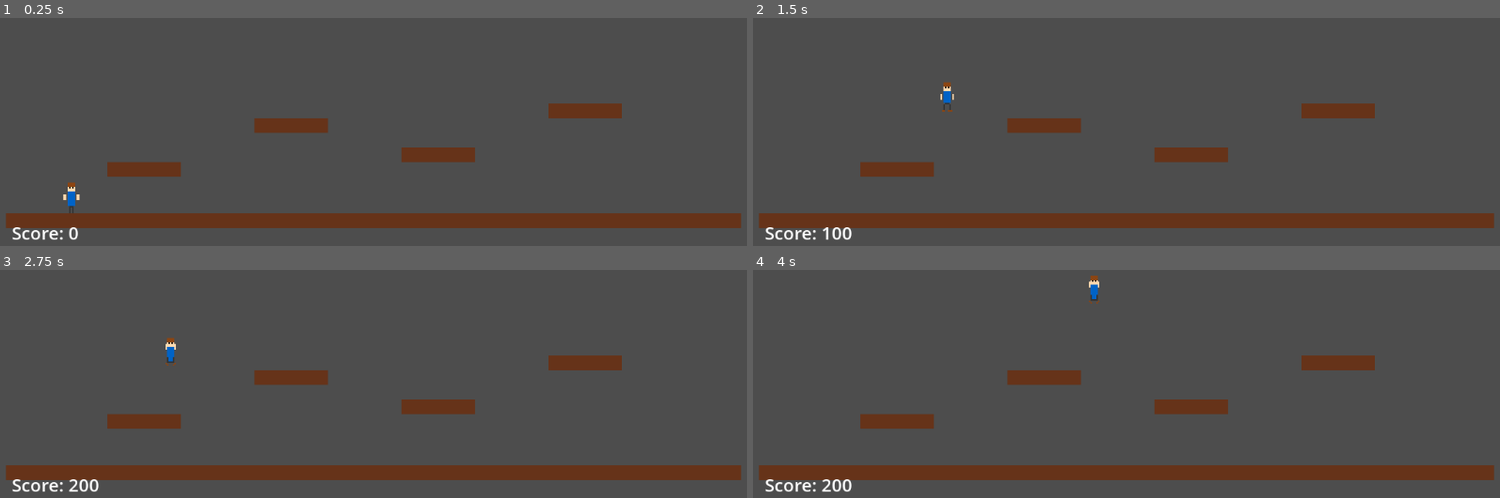
Above: before the commit, frames 1-4 (two rows, left to right).
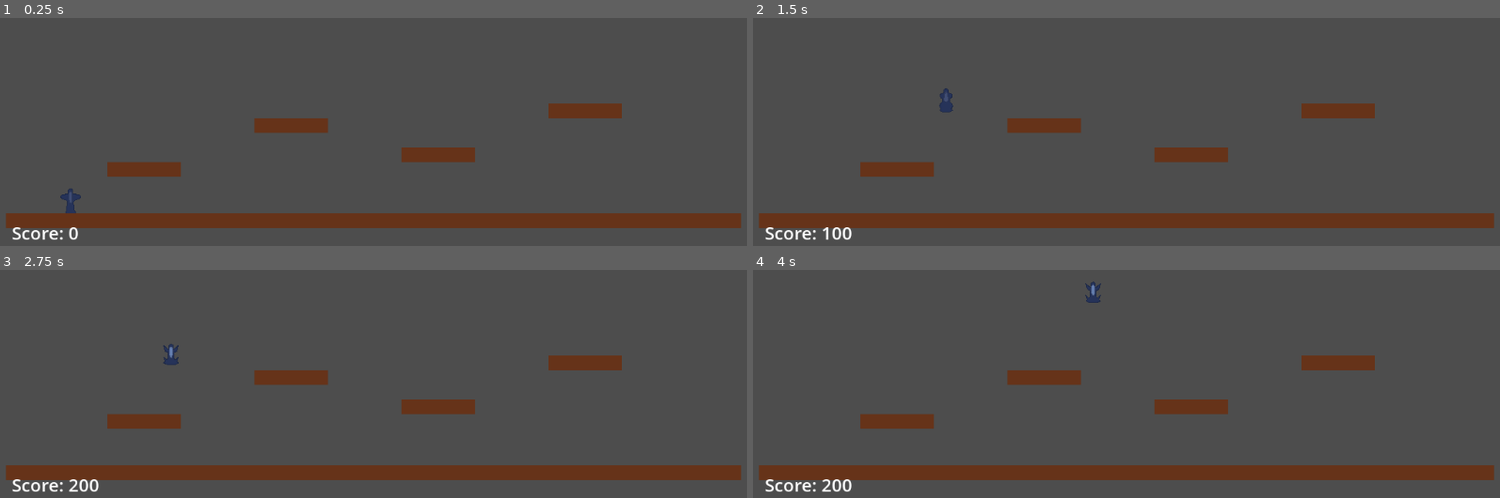
Above: after the commit, the same moments.

Repository: ismetfaik/Simple2DPlatformer
Game: Godot game, scene res://Main.tscn
The game is run twice, just before and just after one commit, with the same random seed, the same clock (stepped at 60 frames per second) and the same inputs.
Inputs:
- Up to frame 1 (0.25 s): no input
- Up to frame 2 (1.5 s): tap Enter at 0.5 s; hold D (move_right) from 0.53 s (still down); tap Space (jump) at 0.6, 0.77, 1.07, 1.25, 1.35 s
- Up to frame 3 (2.75 s): tap Space (jump) at 1.52, 1.82, 2.1 s; release D (move_right) at 2.03 s; hold A (move_left) from 2.03 s (still down)
- Up to frame 4 (4 s): release A (move_left) at 2.78 s; hold D (move_right) from 2.78 s (still down); tap Space (jump) at 2.85, 3.02, 3.32, 3.6, 3.77 s; tap Enter at 3.5 s

The runs differ from the first frame. In frame 1, 0.2% of the frame differs, in the area x 8-11%, y 72-86%; in frame 2, 0.2%, in the area x 24-27%, y 28-42%; in frame 3, 0.2%; in frame 4, 0.2%.

Commit message:
Implement modern silhouette character with vector graphics
- Replace pixel art with sleek vector-based silhouette character
- Add gradient color scheme with dark blue-gray tones and accent highlights
- Implement smooth polygon rendering with subtle outlines for definition
- Create dramatic poses with extended limbs and dynamic movement expressions
- Enhanced walking animations with natural sway and lean mechanics
- Airborne sequences emphasize shape language and fluid motion
- Maintain responsive physics while providing sophisticated minimalist aesthetic

🤖 Generated with [Claude Code](https://claude.ai/code)

Co-Authored-By: Claude <noreply@anthropic.com>

Diff:
--- a/scenes/Player.tscn
+++ b/scenes/Player.tscn
@@ -1,7 +1,7 @@
 [gd_scene load_steps=4 format=3 uid="uid://cggydgqeq7d4t"]
 
 [ext_resource type="Script" uid="uid://c3h8dii2my10o" path="res://scripts/Player.gd" id="1_4x8bk"]
-[ext_resource type="Script" path="res://scripts/PixelCharacterSprite.gd" id="2_pixel"]
+[ext_resource type="Script" path="res://scripts/SilhouetteSprite.gd" id="2_silhouette"]
 
 [sub_resource type="RectangleShape2D" id="RectangleShape2D_1q2kv"]
 size = Vector2(20, 40)
@@ -14,5 +14,5 @@
 [node name="CollisionShape2D" type="CollisionShape2D" parent="."]
 shape = SubResource("RectangleShape2D_1q2kv")
 
-[node name="PixelCharacterSprite" type="Node2D" parent="."]
-script = ExtResource("2_pixel")
+[node name="SilhouetteSprite" type="Node2D" parent="."]
+script = ExtResource("2_silhouette")
--- a/scripts/Player.gd
+++ b/scripts/Player.gd
@@ -14,13 +14,13 @@
 var was_on_ground = false
 
 # Animation variables
-var pixel_character_sprite
+var silhouette_sprite
 var jump_start_timer = 0.0
 var jump_land_timer = 0.0
 var was_jumping = false
 
 func _ready():
-	pixel_character_sprite = $PixelCharacterSprite
+	silhouette_sprite = $SilhouetteSprite
 
 func _physics_process(delta):
 	handle_gravity(delta)
@@ -69,13 +69,13 @@
 		platform_reached.emit(platform_name)
 
 func update_animation(delta):
-	var PixelCharacterSprite = preload("res://scripts/PixelCharacterSprite.gd")
+	var SilhouetteSprite = preload("res://scripts/SilhouetteSprite.gd")
 
 	# Handle jump start timing
 	if jump_start_timer > 0:
 		jump_start_timer -= delta
 		if jump_start_timer <= 0:
-			pixel_character_sprite.set_animation_state(PixelCharacterSprite.AnimationState.JUMP_AIR)
+			silhouette_sprite.set_animation_state(SilhouetteSprite.AnimationState.JUMP_AIR)
 
 	# Handle jump land timing
 	if jump_land_timer > 0:
@@ -84,9 +84,9 @@
 			# Return to appropriate animation based on movement
 			var direction = Input.get_axis("move_left", "move_right")
 			if abs(direction) > 0.1:
-				pixel_character_sprite.set_animation_state(PixelCharacterSprite.AnimationState.WALK)
+				silhouette_sprite.set_animation_state(SilhouetteSprite.AnimationState.WALK)
 			else:
-				pixel_character_sprite.set_animation_state(PixelCharacterSprite.AnimationState.IDLE)
+				silhouette_sprite.set_animation_state(SilhouetteSprite.AnimationState.IDLE)
 
 	# Skip animation updates if in timed states
 	if jump_start_timer > 0 or jump_land_timer > 0:
@@ -100,22 +100,22 @@
 
 	if just_landed:
 		# Start landing animation
-		pixel_character_sprite.set_animation_state(PixelCharacterSprite.AnimationState.JUMP_LAND)
+		silhouette_sprite.set_animation_state(SilhouetteSprite.AnimationState.JUMP_LAND)
 		jump_land_timer = 0.2  # Show landing for 0.2 seconds
 		was_jumping = false
 	elif is_jumping or is_falling:
 		if not was_jumping:
 			# Start jump with brief jump_start animation
-			pixel_character_sprite.set_animation_state(PixelCharacterSprite.AnimationState.JUMP_START)
+			silhouette_sprite.set_animation_state(SilhouetteSprite.AnimationState.JUMP_START)
 			jump_start_timer = 0.1  # Show jump start for 0.1 seconds
 			was_jumping = true
 	elif is_on_floor():
 		was_jumping = false
 		if abs(direction) > 0.1:
-			pixel_character_sprite.set_animation_state(PixelCharacterSprite.AnimationState.WALK)
+			silhouette_sprite.set_animation_state(SilhouetteSprite.AnimationState.WALK)
 		else:
-			pixel_character_sprite.set_animation_state(PixelCharacterSprite.AnimationState.IDLE)
+			silhouette_sprite.set_animation_state(SilhouetteSprite.AnimationState.IDLE)
 
 	# Handle sprite flipping for direction
 	if abs(direction) > 0.1:
-		pixel_character_sprite.scale.x = 1 if direction > 0 else -1
+		silhouette_sprite.scale.x = 1 if direction > 0 else -1
--- /dev/null
+++ b/scripts/SilhouetteSprite.gd
@@ -0,0 +1,269 @@
+extends Node2D
+
+enum AnimationState { IDLE, WALK, JUMP_START, JUMP_AIR, JUMP_LAND }
+
+var current_state = AnimationState.IDLE
+var walk_frame = 0
+var animation_timer = 0.0
+var walk_speed = 0.15  # seconds per frame
+
+# Gradient colors for modern look
+var primary_color = Color(0.15, 0.2, 0.35, 1.0)    # Dark blue-gray
+var secondary_color = Color(0.25, 0.3, 0.45, 1.0)  # Slightly lighter
+var accent_color = Color(0.4, 0.5, 0.7, 1.0)       # Accent highlights
+
+func _ready():
+	pass
+
+func _draw():
+	# Draw based on current animation state
+	match current_state:
+		AnimationState.IDLE:
+			draw_idle()
+		AnimationState.WALK:
+			draw_walk()
+		AnimationState.JUMP_START:
+			draw_jump_start()
+		AnimationState.JUMP_AIR:
+			draw_jump_air()
+		AnimationState.JUMP_LAND:
+			draw_jump_land()
+
+func draw_smooth_polygon(points: PackedVector2Array, color: Color):
+	# Draw main shape
+	draw_colored_polygon(points, color)
+	# Add subtle outline for definition
+	for i in range(points.size()):
+		var start = points[i]
+		var end = points[(i + 1) % points.size()]
+		draw_line(start, end, color.darkened(0.2), 1.0)
+
+func draw_idle():
+	# Main body silhouette - standing upright
+	var body_points = PackedVector2Array([
+		Vector2(0, -16),    # Head top
+		Vector2(4, -14),    # Head right
+		Vector2(4, -8),     # Neck right
+		Vector2(6, -6),     # Shoulder right
+		Vector2(6, 2),      # Torso right
+		Vector2(4, 4),      # Waist right
+		Vector2(4, 14),     # Hip right
+		Vector2(6, 16),     # Leg outer right
+		Vector2(6, 22),     # Foot right
+		Vector2(2, 24),     # Foot bottom right
+		Vector2(-2, 24),    # Foot bottom left
+		Vector2(-6, 22),    # Foot left
+		Vector2(-6, 16),    # Leg outer left
+		Vector2(-4, 14),    # Hip left
+		Vector2(-4, 4),     # Waist left
+		Vector2(-6, 2),     # Torso left
+		Vector2(-6, -6),    # Shoulder left
+		Vector2(-4, -8),    # Neck left
+		Vector2(-4, -14),   # Head left
+	])
+
+	draw_smooth_polygon(body_points, primary_color)
+
+	# Add gradient effect for depth
+	var gradient_points = PackedVector2Array([
+		Vector2(-2, -12),   # Inner head
+		Vector2(2, -12),
+		Vector2(3, -6),     # Inner shoulder
+		Vector2(3, 8),      # Inner torso
+		Vector2(1, 10),
+		Vector2(-1, 10),
+		Vector2(-3, 8),
+		Vector2(-3, -6),
+	])
+	draw_smooth_polygon(gradient_points, secondary_color)
+
+func draw_walk():
+	var sway = sin(walk_frame * PI / 2) * 2
+	var lean = cos(walk_frame * PI / 2) * 1
+
+	# Walking body with slight lean and sway
+	var body_points = PackedVector2Array([
+		Vector2(lean, -16),           # Head top
+		Vector2(4 + lean, -14),       # Head right
+		Vector2(4 + lean, -8),        # Neck right
+		Vector2(6 + lean, -6),        # Shoulder right
+		Vector2(6 + lean/2, 2),       # Torso right
+		Vector2(4 + lean/2, 4),       # Waist right
+		Vector2(4 + sway, 14),        # Hip right
+		Vector2(8 + sway, 16),        # Leg outer right (extended)
+		Vector2(8 + sway, 22),        # Foot right
+		Vector2(4 + sway, 24),        # Foot bottom right
+		Vector2(-4 - sway, 24),       # Foot bottom left
+		Vector2(-6 - sway, 22),       # Foot left
+		Vector2(-6 - sway, 16),       # Leg outer left
+		Vector2(-4 - sway, 14),       # Hip left
+		Vector2(-4 - lean/2, 4),      # Waist left
+		Vector2(-6 - lean/2, 2),      # Torso left
+		Vector2(-6 - lean, -6),       # Shoulder left
+		Vector2(-4 - lean, -8),       # Neck left
+		Vector2(-4 - lean, -14),      # Head left
+	])
+
+	draw_smooth_polygon(body_points, primary_color)
+
+	# Dynamic inner gradient based on movement
+	var inner_points = PackedVector2Array([
+		Vector2(-1 + lean/2, -12),
+		Vector2(1 + lean/2, -12),
+		Vector2(2 + lean/2, -6),
+		Vector2(2, 6),
+		Vector2(0, 8),
+		Vector2(-2, 6),
+		Vector2(-2 - lean/2, -6),
+	])
+	draw_smooth_polygon(inner_points, secondary_color)
+
+func draw_jump_start():
+	# Crouched, compressed silhouette
+	var body_points = PackedVector2Array([
+		Vector2(0, -12),     # Head top (lower)
+		Vector2(3, -10),     # Head right
+		Vector2(3, -6),      # Neck right
+		Vector2(8, -4),      # Arm extended back right
+		Vector2(8, 0),       # Arm end right
+		Vector2(5, 2),       # Shoulder back right
+		Vector2(5, 6),       # Torso right
+		Vector2(7, 8),       # Hip right
+		Vector2(9, 12),      # Knee right (bent)
+		Vector2(7, 16),      # Shin right
+		Vector2(9, 18),      # Foot right
+		Vector2(5, 20),      # Foot bottom right
+		Vector2(-5, 20),     # Foot bottom left
+		Vector2(-9, 18),     # Foot left
+		Vector2(-7, 16),     # Shin left
+		Vector2(-9, 12),     # Knee left (bent)
+		Vector2(-7, 8),      # Hip left
+		Vector2(-5, 6),      # Torso left
+		Vector2(-5, 2),      # Shoulder back left
+		Vector2(-8, 0),      # Arm end left
+		Vector2(-8, -4),     # Arm extended back left
+		Vector2(-3, -6),     # Neck left
+		Vector2(-3, -10),    # Head left
+	])
+
+	draw_smooth_polygon(body_points, primary_color)
+
+	# Inner gradient for compressed pose
+	var inner_points = PackedVector2Array([
+		Vector2(0, -8),
+		Vector2(2, -4),
+		Vector2(3, 4),
+		Vector2(1, 6),
+		Vector2(-1, 6),
+		Vector2(-3, 4),
+		Vector2(-2, -4),
+	])
+	draw_smooth_polygon(inner_points, secondary_color)
+
+func draw_jump_air():
+	# Extended, airborne silhouette with dramatic pose
+	var body_points = PackedVector2Array([
+		Vector2(0, -16),     # Head top
+		Vector2(3, -14),     # Head right
+		Vector2(3, -8),      # Neck right
+		Vector2(8, -12),     # Arm up right
+		Vector2(10, -14),    # Hand right
+		Vector2(8, -6),      # Shoulder right
+		Vector2(4, -4),      # Chest right
+		Vector2(4, 4),       # Waist right
+		Vector2(6, 6),       # Hip right
+		Vector2(10, 2),      # Knee up right
+		Vector2(8, 8),       # Shin right
+		Vector2(10, 10),     # Foot right
+		Vector2(6, 12),      # Foot bottom right
+		Vector2(-6, 12),     # Foot bottom left
+		Vector2(-10, 10),    # Foot left
+		Vector2(-8, 8),      # Shin left
+		Vector2(-10, 2),     # Knee up left
+		Vector2(-6, 6),      # Hip left
+		Vector2(-4, 4),      # Waist left
+		Vector2(-4, -4),     # Chest left
+		Vector2(-8, -6),     # Shoulder left
+		Vector2(-10, -14),   # Hand left
+		Vector2(-8, -12),    # Arm up left
+		Vector2(-3, -8),     # Neck left
+		Vector2(-3, -14),    # Head left
+	])
+
+	draw_smooth_polygon(body_points, primary_color)
+
+	# Highlight for dynamic air pose
+	var highlight_points = PackedVector2Array([
+		Vector2(0, -12),
+		Vector2(2, -10),
+		Vector2(2, -2),
+		Vector2(1, 2),
+		Vector2(-1, 2),
+		Vector2(-2, -2),
+		Vector2(-2, -10),
+	])
+	draw_smooth_polygon(highlight_points, accent_color)
+
+func draw_jump_land():
+	# Landing pose with arms extended for balance
+	var body_points = PackedVector2Array([
+		Vector2(0, -14),     # Head top
+		Vector2(3, -12),     # Head right
+		Vector2(3, -7),      # Neck right
+		Vector2(12, -5),     # Arm extended right
+		Vector2(14, -3),     # Hand right
+		Vector2(12, 0),      # Arm mid right
+		Vector2(6, 2),       # Shoulder right
+		Vector2(4, 4),       # Chest right
+		Vector2(4, 8),       # Waist right
+		Vector2(5, 10),      # Hip right
+		Vector2(5, 16),      # Thigh right
+		Vector2(7, 18),      # Knee right
+		Vector2(5, 22),      # Shin right
+		Vector2(7, 24),      # Foot right
+		Vector2(3, 26),      # Foot bottom right
+		Vector2(-3, 26),     # Foot bottom left
+		Vector2(-7, 24),     # Foot left
+		Vector2(-5, 22),     # Shin left
+		Vector2(-7, 18),     # Knee left
+		Vector2(-5, 16),     # Thigh left
+		Vector2(-5, 10),     # Hip left
+		Vector2(-4, 8),      # Waist left
+		Vector2(-4, 4),      # Chest left
+		Vector2(-6, 2),      # Shoulder left
+		Vector2(-12, 0),     # Arm mid left
+		Vector2(-14, -3),    # Hand left
+		Vector2(-12, -5),    # Arm extended left
+		Vector2(-3, -7),     # Neck left
+		Vector2(-3, -12),    # Head left
+	])
+
+	draw_smooth_polygon(body_points, primary_color)
+
+	# Balance emphasis
+	var balance_points = PackedVector2Array([
+		Vector2(0, -10),
+		Vector2(2, -8),
+		Vector2(2, 2),
+		Vector2(1, 6),
+		Vector2(-1, 6),
+		Vector2(-2, 2),
+		Vector2(-2, -8),
+	])
+	draw_smooth_polygon(balance_points, secondary_color)
+
+func _process(delta):
+	if current_state == AnimationState.WALK:
+		animation_timer += delta
+		if animation_timer >= walk_speed:
+			walk_frame = (walk_frame + 1) % 4
+			animation_timer = 0.0
+			queue_redraw()
+
+func set_animation_state(new_state: AnimationState):
+	if current_state != new_state:
+		current_state = new_state
+		if current_state == AnimationState.WALK:
+			animation_timer = 0.0
+			walk_frame = 0
+		queue_redraw()
Not shown, changed: CLAUDE.md
